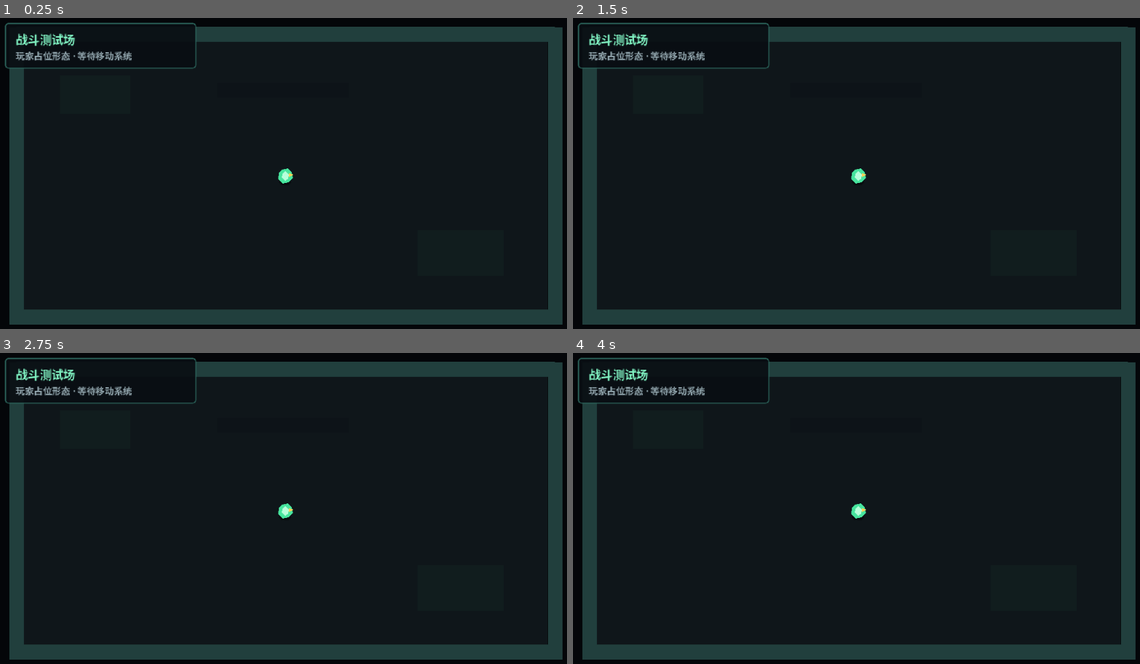
Above: before the commit, frames 1-4 (two rows, left to right).
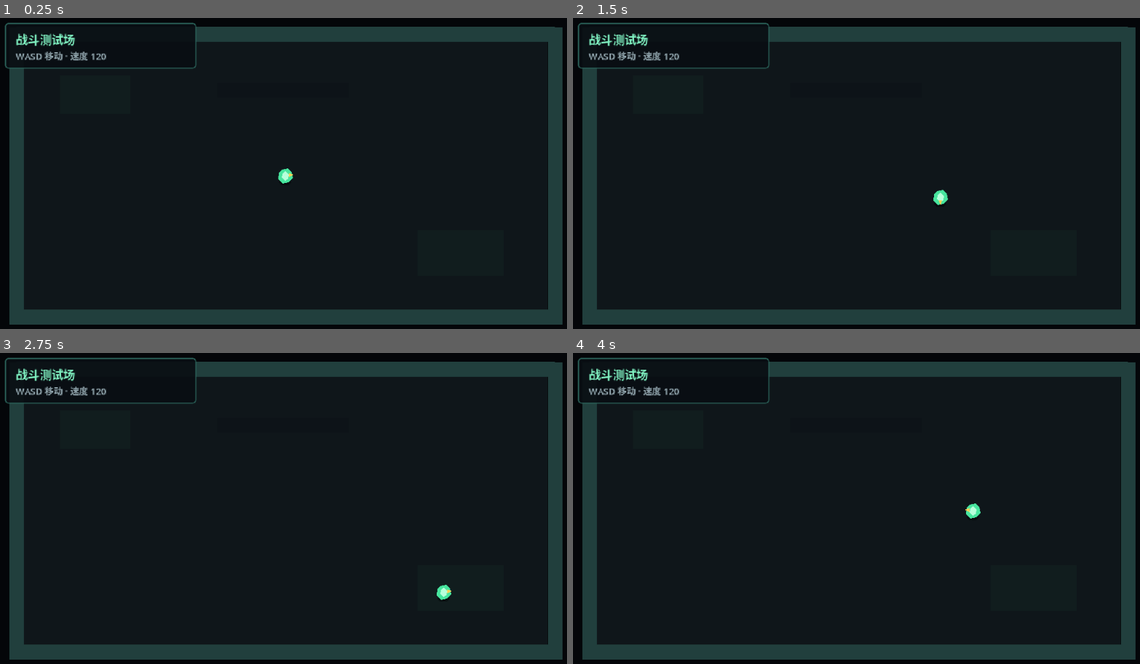
Above: after the commit, the same moments.

Repository: LIJUNCAN1/-Roguelike
Game: Godot game, scene res://scenes/main/main.tscn
The game is run twice, just before and just after one commit, with the same random seed, the same clock (stepped at 60 frames per second) and the same inputs.
Inputs:
- Up to frame 1 (0.25 s): no input
- Up to frame 2 (1.5 s): tap Enter at 0.5 s; hold D (move_right) 0.53-1.28 s; hold S (move_down) from 1.28 s (still down)
- Up to frame 3 (2.75 s): release S (move_down) at 2.03 s; hold D (move_right) from 2.03 s (still down)
- Up to frame 4 (4 s): release D (move_right) at 2.78 s; hold W (move_up) 2.78-3.53 s; hold A (move_left) from 3.53 s (still down)

The runs differ from the first frame. In frame 1, 0.4% of the frame differs, in the area x 2-24%, y 10-14%; in frame 2, 0.6%, in the area x 2-67%, y 10-61%; in frame 3, 0.6%; in frame 4, 0.6%.

Commit message:
feat: add data-driven player movement

Diff:
--- /dev/null
+++ b/data/characters/original_life.tres
@@ -0,0 +1,9 @@
+[gd_resource type="Resource" script_class="CharacterData" load_steps=2 format=3]
+
+[ext_resource type="Script" path="res://scripts/actors/character_data.gd" id="1_character_data"]
+
+[resource]
+script = ExtResource("1_character_data")
+id = &"original_life"
+display_name = "原始生命"
+move_speed = 120.0
--- a/scenes/main/main.tscn
+++ b/scenes/main/main.tscn
@@ -115,4 +115,4 @@
 [node name="Status" type="Label" parent="Interface/StagePanel/MarginContainer/Labels"]
 theme_override_colors/font_color = Color(0.58, 0.66, 0.69, 1)
 theme_override_font_sizes/font_size = 10
-text = "玩家占位形态 · 等待移动系统"
+text = "WASD 移动 · 速度 120"
--- a/scenes/player/player.tscn
+++ b/scenes/player/player.tscn
@@ -1,4 +1,8 @@
-[gd_scene load_steps=2 format=3]
+[gd_scene load_steps=5 format=3]
+
+[ext_resource type="Script" path="res://scripts/actors/player_controller.gd" id="1_player_controller"]
+[ext_resource type="Script" path="res://scripts/actors/movement_component.gd" id="2_movement_component"]
+[ext_resource type="Resource" path="res://data/characters/original_life.tres" id="3_character_data"]
 
 [sub_resource type="CircleShape2D" id="CircleShape2D_player"]
 radius = 7.0
@@ -6,6 +10,11 @@
 [node name="Player" type="CharacterBody2D"]
 collision_layer = 1
 collision_mask = 1
+script = ExtResource("1_player_controller")
+character_data = ExtResource("3_character_data")
+
+[node name="MovementComponent" type="Node" parent="."]
+script = ExtResource("2_movement_component")
 
 [node name="Shadow" type="Polygon2D" parent="."]
 position = Vector2(0, 7)
--- /dev/null
+++ b/scripts/actors/character_data.gd
@@ -0,0 +1,10 @@
+class_name CharacterData
+extends Resource
+
+@export_group("Identity")
+@export var id: StringName
+@export var display_name: String
+
+@export_group("Movement")
+@export_range(0.0, 1000.0, 1.0, "or_greater")
+var move_speed: float = 120.0
--- /dev/null
+++ b/scripts/actors/movement_component.gd
@@ -0,0 +1,13 @@
+class_name MovementComponent
+extends Node
+
+var move_speed: float = 0.0
+
+
+func configure(speed: float) -> void:
+	move_speed = maxf(speed, 0.0)
+
+
+func move(body: CharacterBody2D, direction: Vector2) -> void:
+	body.velocity = direction.limit_length(1.0) * move_speed
+	body.move_and_slide()
--- /dev/null
+++ b/scripts/actors/player_controller.gd
@@ -0,0 +1,43 @@
+extends CharacterBody2D
+
+@export var character_data: CharacterData
+
+@onready var movement_component: MovementComponent = $MovementComponent
+@onready var facing_marker: Polygon2D = $FacingMarker
+@onready var aim_origin: Marker2D = $AimOrigin
+
+var facing_direction: Vector2 = Vector2.RIGHT
+
+
+func _ready() -> void:
+	if character_data == null:
+		push_error("Player requires a CharacterData resource.")
+		return
+
+	movement_component.configure(character_data.move_speed)
+	_update_facing_visual()
+
+
+func _physics_process(_delta: float) -> void:
+	var input_direction := Input.get_vector(
+		"move_left",
+		"move_right",
+		"move_up",
+		"move_down"
+	)
+
+	movement_component.move(self, input_direction)
+
+	if not input_direction.is_zero_approx():
+		facing_direction = input_direction.normalized()
+		_update_facing_visual()
+
+
+func get_facing_direction() -> Vector2:
+	return facing_direction
+
+
+func _update_facing_visual() -> void:
+	var facing_angle := facing_direction.angle()
+	facing_marker.rotation = facing_angle
+	aim_origin.position = facing_direction * 10.0
--- /dev/null
+++ b/tests/player_movement_smoke_test.gd
@@ -0,0 +1,39 @@
+extends SceneTree
+
+
+func _init() -> void:
+	call_deferred("_run")
+
+
+func _run() -> void:
+	var main_scene := load("res://scenes/main/main.tscn") as PackedScene
+	var main := main_scene.instantiate()
+	root.add_child(main)
+	await physics_frame
+
+	var player := main.get_node("World/Player") as CharacterBody2D
+	var start_position := player.position
+
+	Input.action_press("move_right")
+	await physics_frame
+	await physics_frame
+	Input.action_release("move_right")
+
+	if player.position.x <= start_position.x:
+		push_error("Player did not move right.")
+		quit(1)
+		return
+
+	if not player.get_facing_direction().is_equal_approx(Vector2.RIGHT):
+		push_error("Player facing direction did not update.")
+		quit(1)
+		return
+
+	await physics_frame
+	if not player.velocity.is_zero_approx():
+		push_error("Player did not stop after input was released.")
+		quit(1)
+		return
+
+	print("Player movement smoke test passed.")
+	quit()
Not shown, added: scripts/actors/character_data.gd.uid
Not shown, added: scripts/actors/movement_component.gd.uid
Not shown, added: scripts/actors/player_controller.gd.uid
Not shown, changed: README.md
